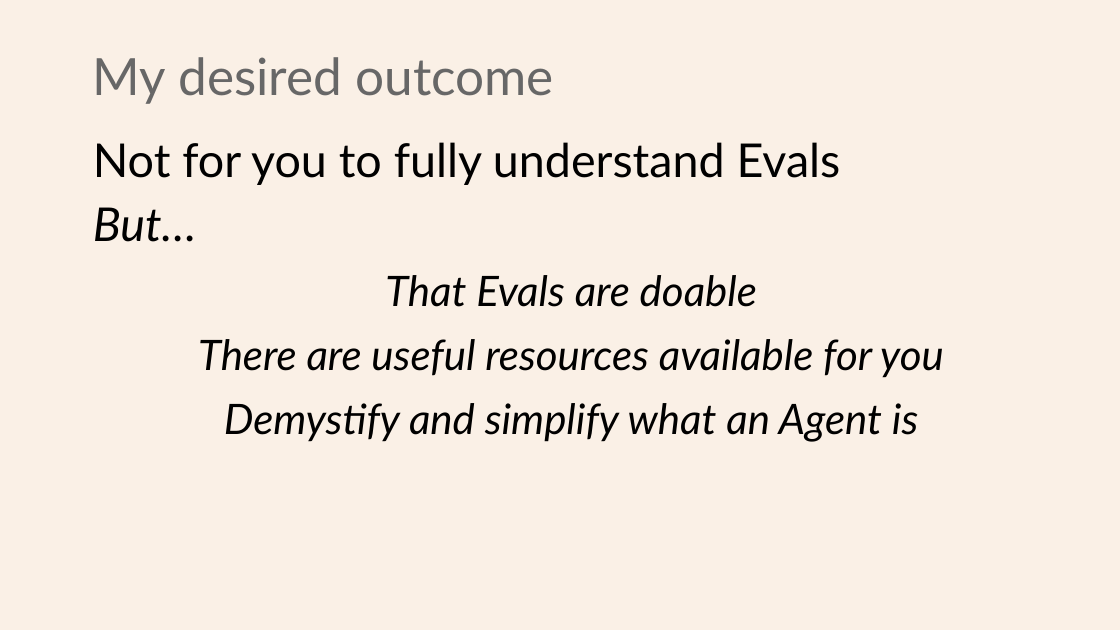
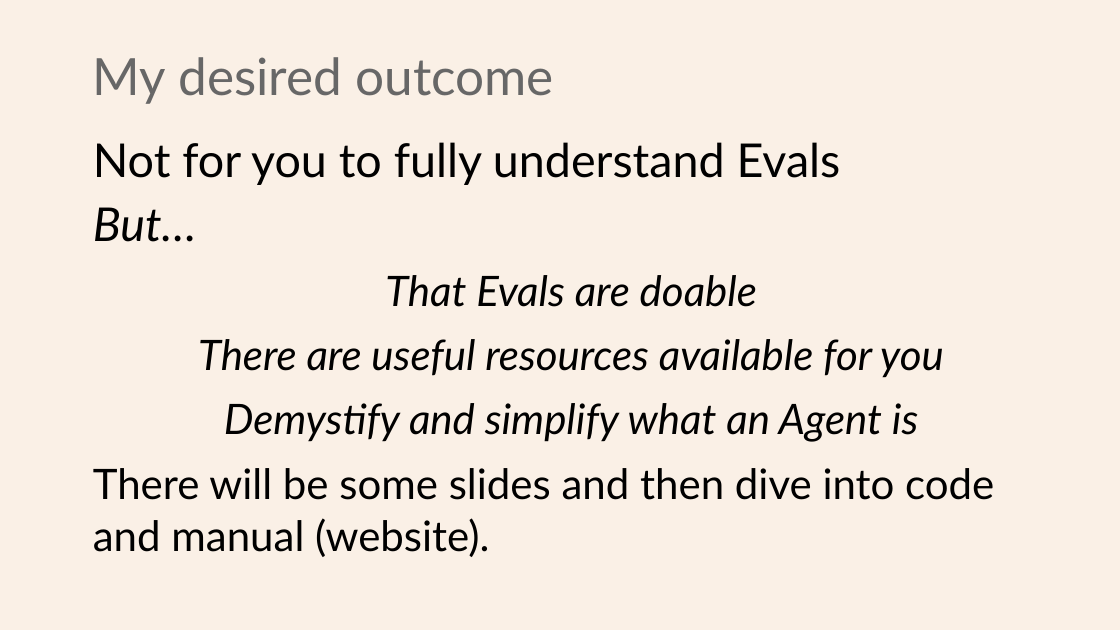
Before and after one commit to Python-Test-Engineer/eval-framework, a slide deck: slide 2 of PYDATA_LONDON_02SEP2025.pptx (slide 3 before the commit). Drawn at 1120x630 pixels with LibreOffice and Linux fonts; fonts in the diff are those of the drawing. Boxes give left, top, right and bottom in pixels: in the first picture for what was removed or moved away, otherwise in the second. Text is boxed around its words. In the diff, an @@ line names an element or a change of style, - is before the commit and + after.

```diff
--- a/PYDATA_LONDON_02SEP2025.pptx
+++ b/PYDATA_LONDON_02SEP2025.pptx
@@ text at (x1=93, y1=468, x2=994, y2=557): paragraph added @@
+There will be some slides and then dive into code and manual (website).
```
Also in this commit, not shown: 3 other slides changed.
